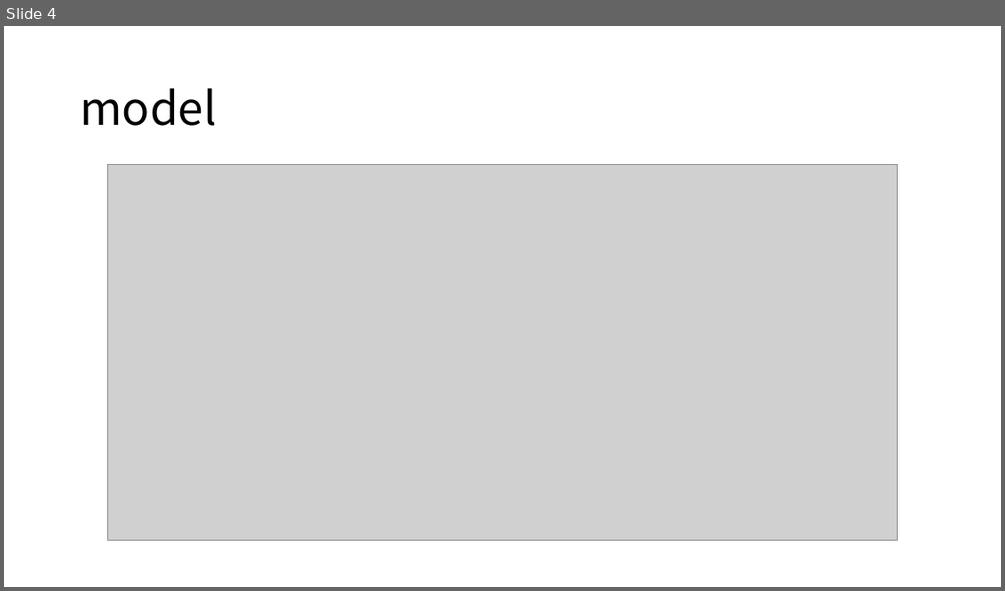
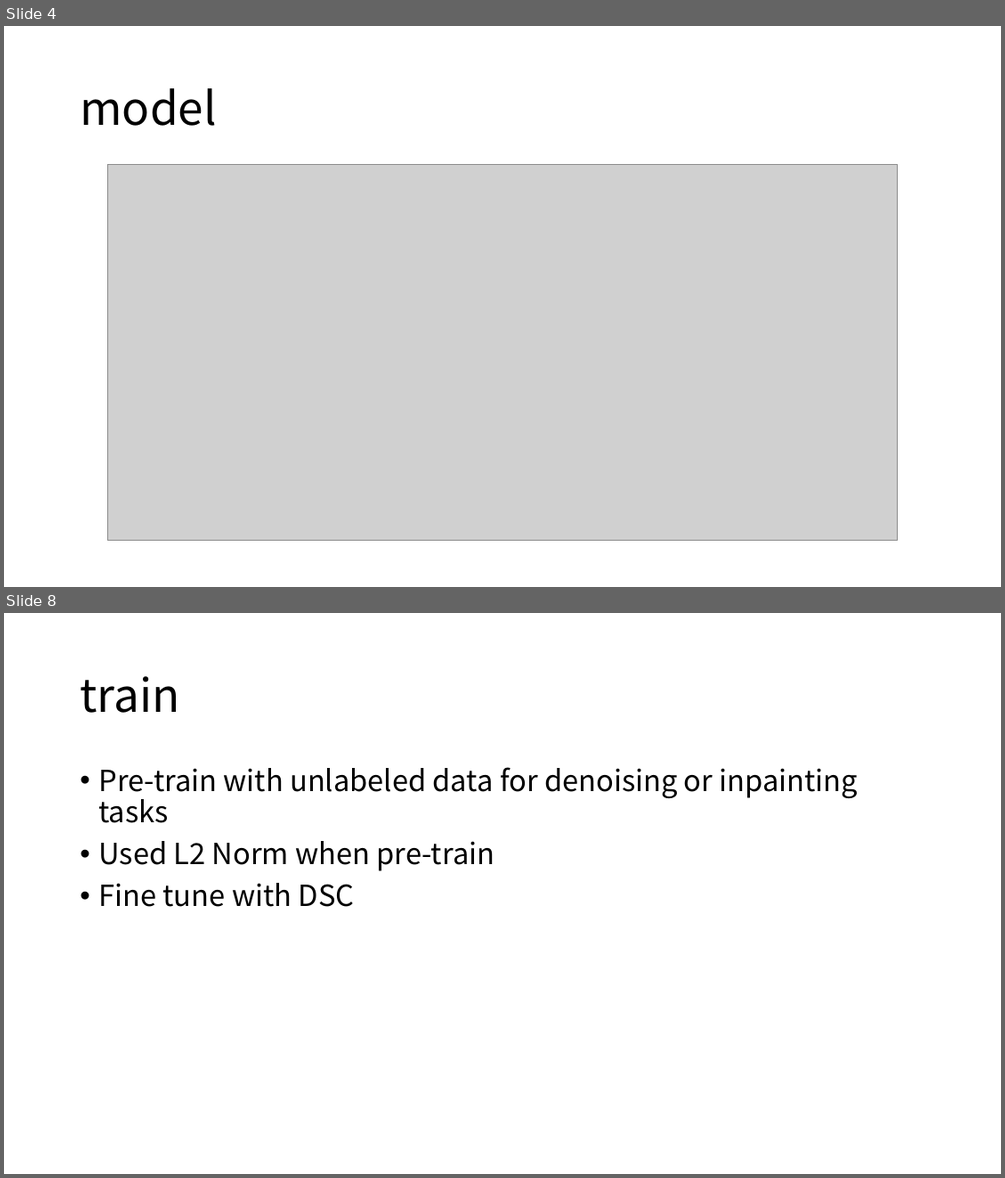
Before and after one commit to kyle1213/deep-learning-study, a slide deck: presentations/Convolution-Free Medical Image Segmentation using Transformers.pptx. Shown one above the other, each under a label of ours: slide 4 before the commit, slides 4 and 8 after it; the slides between them are not shown. The pictures are 1005x591 and 1005x1178 pixels, drawn with LibreOffice and Linux fonts; fonts in the diff are those of the drawing; grey boxes stand for pictures. Boxes give left, top, right and bottom in pixels: in the first picture for what was removed or moved away, otherwise in the second. Text is boxed around its words. In the diff, an @@ line names an element or a change of style, - is before the commit and + after.

```diff
--- a/presentations/Convolution-Free Medical Image Segmentation using Transformers.pptx
+++ b/presentations/Convolution-Free Medical Image Segmentation using Transformers.pptx
@@ slide 8 added at (4,613,1001,1174), background #FFFFFF @@
@@ title added at (80,676,179,713), 44 pt, text #000000 @@
+train
@@ text added at (98,767,858,907), 28 pt, text #000000 @@
+• Pre-train with unlabeled data for denoising or inpainting tasks
+• Used L2 Norm when pre-train
+• Fine tune with DSC
```
Also in this commit, not shown: 7 other slides added.
